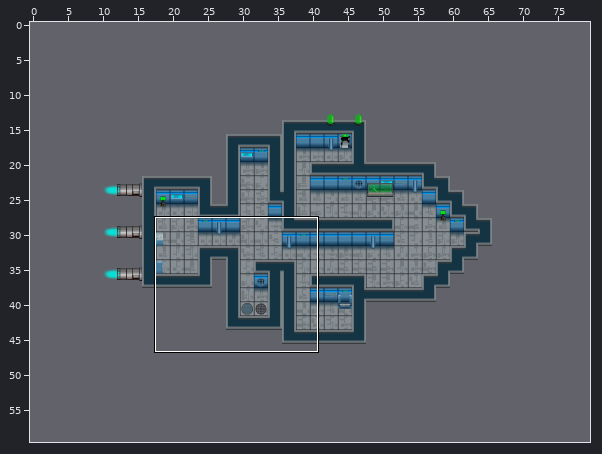
Tiled map, stored at assets/maps/Human'sFate.tmx. Above: a wide view before the commit, with the close-up outlined.
Close-up. First the earlier version:
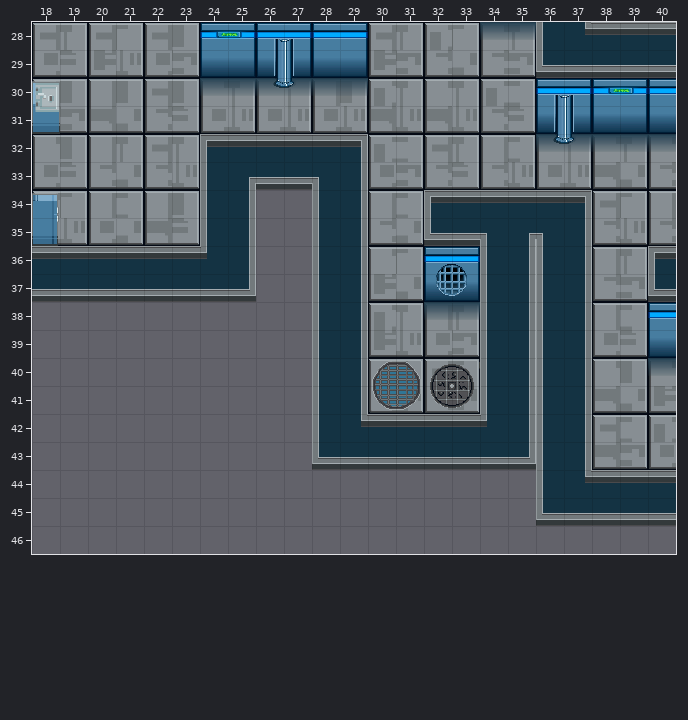
Cells are 32x32 px. Shown: x 18..40, y 28..46. The commit also changed other parts of the map, which this record leaves out. The old version is drawn lined up with the new one.
The result:
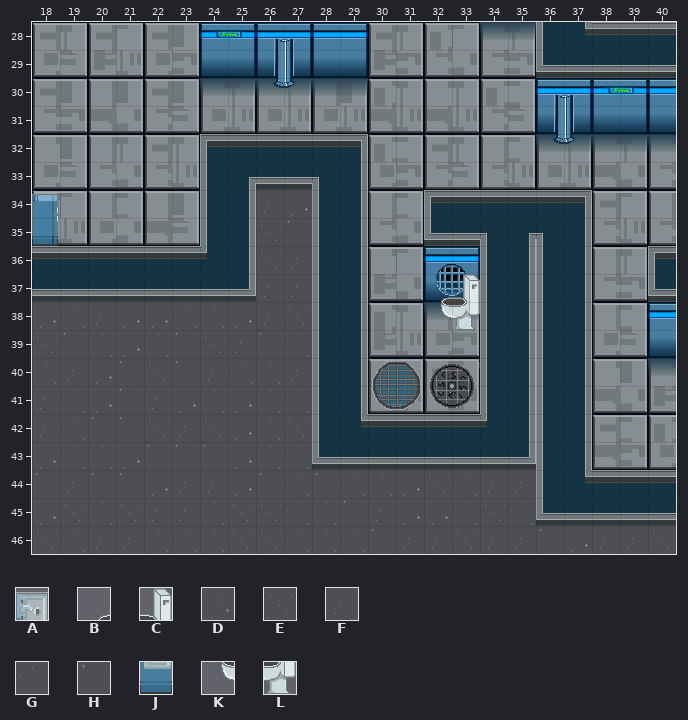
Key: from "Human'sFate Tileset": A 361, B 362, C 363, D 368, E 369, F 370, G 371, H 372, J 421, K 422, L 423.
_ is an empty cell.
See-through tiles are keyed as they look on the map.
The exact change:
map size 60x40 -> 80x60 cells (old content now starts at 9,10; both pictures use the new coordinates)
layer "Fondo" opacity 100% -> 20%
Layer "Fondo":
y 34: x 26..27 __ -> FD
y 35: x 26..27 __ -> EH
y 36: x 26..27 __ -> EF
y 37: x 26..27 __ -> FF
y 38: x 18..27 __________ -> DGFDDGGDFE
y 39: x 18..27 __________ -> EHGDGHEFHG
y 40: x 18..27 __________ -> GFDHEHFGGF
y 41: x 18..27 __________ -> FGDHFDGDGG
y 42: x 18..27 __________ -> FGHHEFEDGE
y 43: x 18..27 __________ -> DGGDHHHDGG
y 44: x 18..35 __________________ -> HFHHDFFDHGHGGDEGFF
y 45: x 18..35 __________________ -> DEGEFFGEEGGHFDDGEG
y 46: x 18..40 _______________________ -> EGFFGGGEEGGGHFFEFFHDFFE
Layer "DetallesDetrás":
y 30: x 18 A -> _
y 31: x 18 J -> _
y 37: x 32..33 __ -> BC
y 38: x 32..33 __ -> KL
